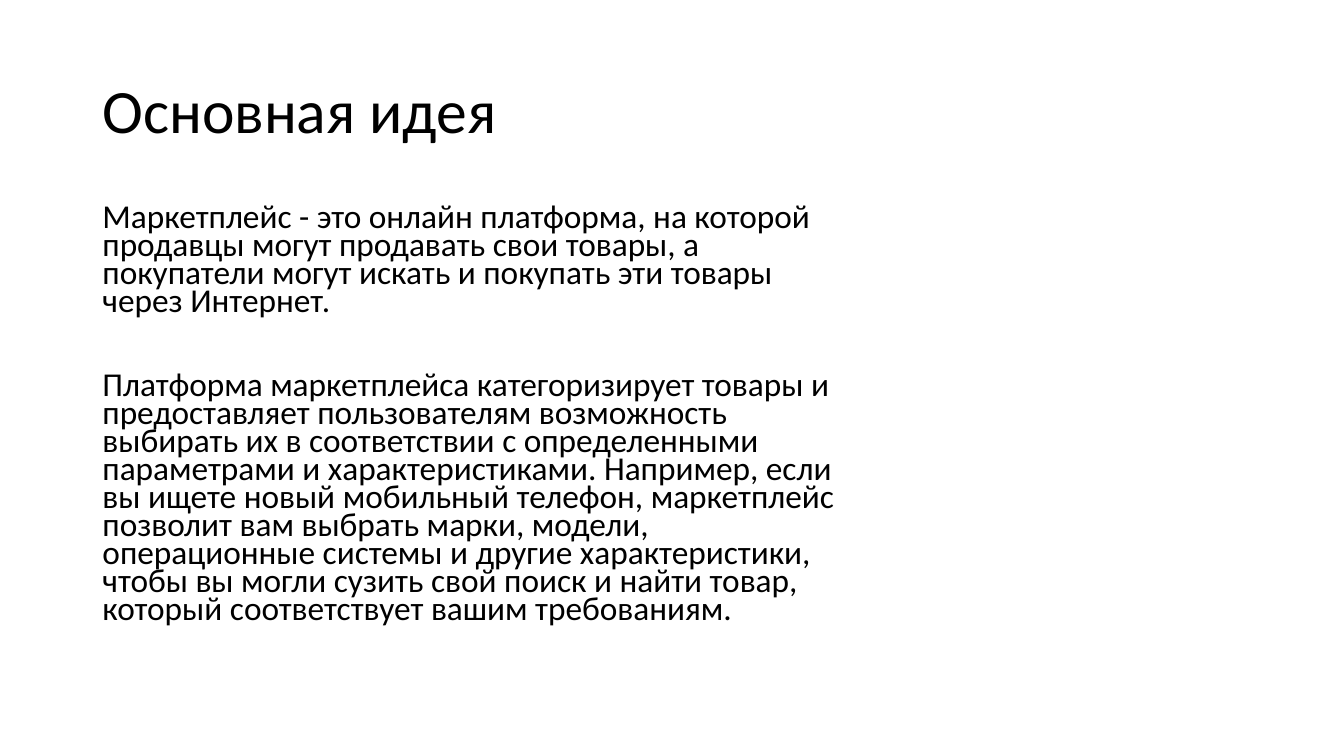
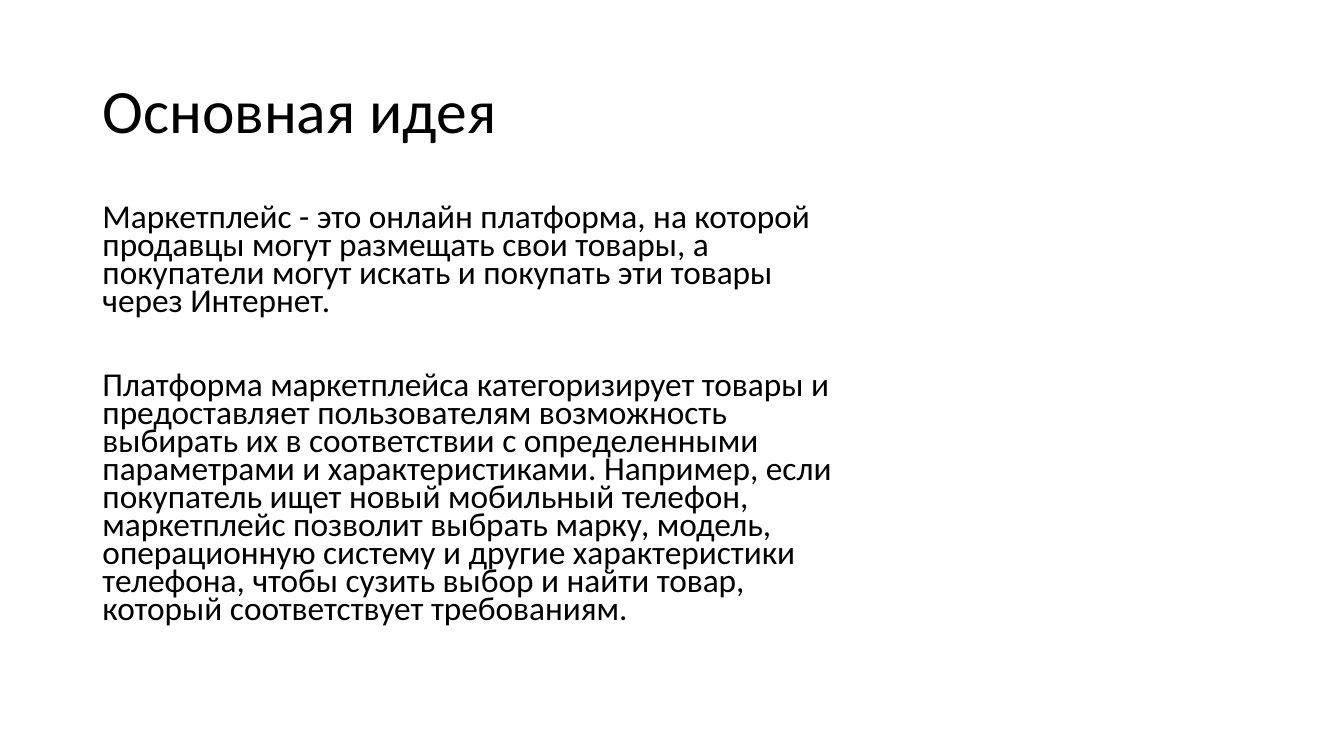
Before and after one commit to lycayan18/Zamkadishi_Marketplace, a slide deck: slide 4 of docs/Vodorod Store.pptx. Drawn at 1344x756 pixels with LibreOffice and Linux fonts; fonts in the diff are those of the drawing. Boxes give left, top, right and bottom in pixels: in the first picture for what was removed or moved away, otherwise in the second. Text is boxed around its words. In the diff, an @@ line names an element or a change of style, - is before the commit and + after.

Commit message:
fix pptx

```diff
--- a/docs/Vodorod Store.pptx
+++ b/docs/Vodorod Store.pptx
@@ text at (x1=102, y1=205, x2=832, y2=626): text changed @@
-Маркетплейс - это онлайн платформа, на которой продавцы могут продавать свои товары, а покупатели могут искать и покупать эти товары через Интернет.
-Платформа маркетплейса категоризирует товары и предоставляет пользователям возможность выбирать их в соответствии с определенными параметрами и характеристиками. Например, если вы ищете новый мобильный телефон, маркетплейс позволит вам выбрать марки, модели, операционные системы и другие характеристики, чтобы вы могли сузить свой поиск и найти товар, который соответствует вашим требованиям.
+Маркетплейс - это онлайн платформа, на которой продавцы могут размещать свои товары, а покупатели могут искать и покупать эти товары через Интернет.
+Платформа маркетплейса категоризирует товары и предоставляет пользователям возможность выбирать их в соответствии с определенными параметрами и характеристиками. Например, если покупатель ищет новый мобильный телефон, маркетплейс позволит выбрать марку, модель, операционную систему и другие характеристики телефона, чтобы сузить выбор и найти товар, который соответствует требованиям.
```
Also in this commit, not shown: 5 other slides changed, 1 slide added, 1 slide removed.
